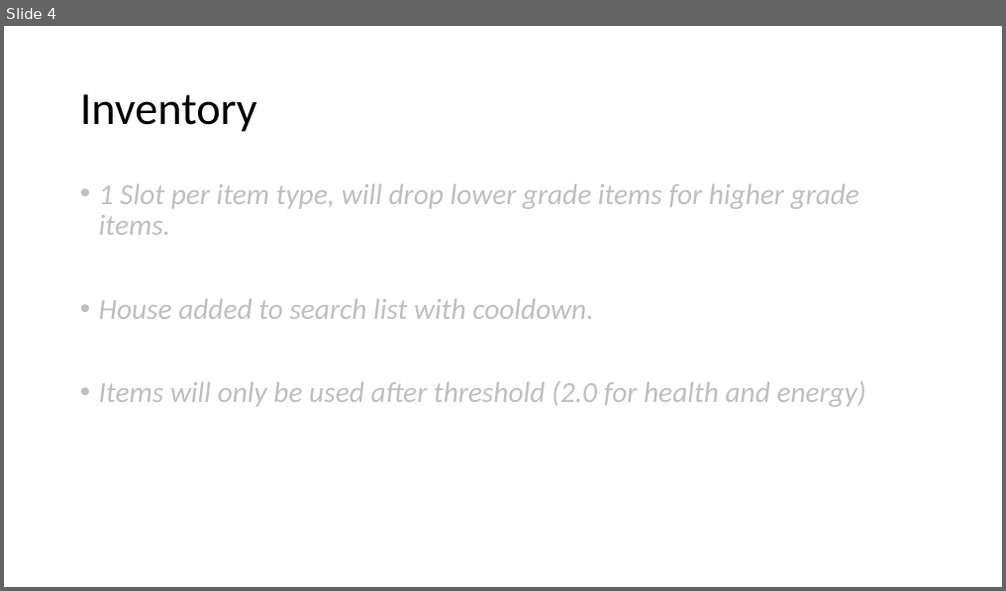
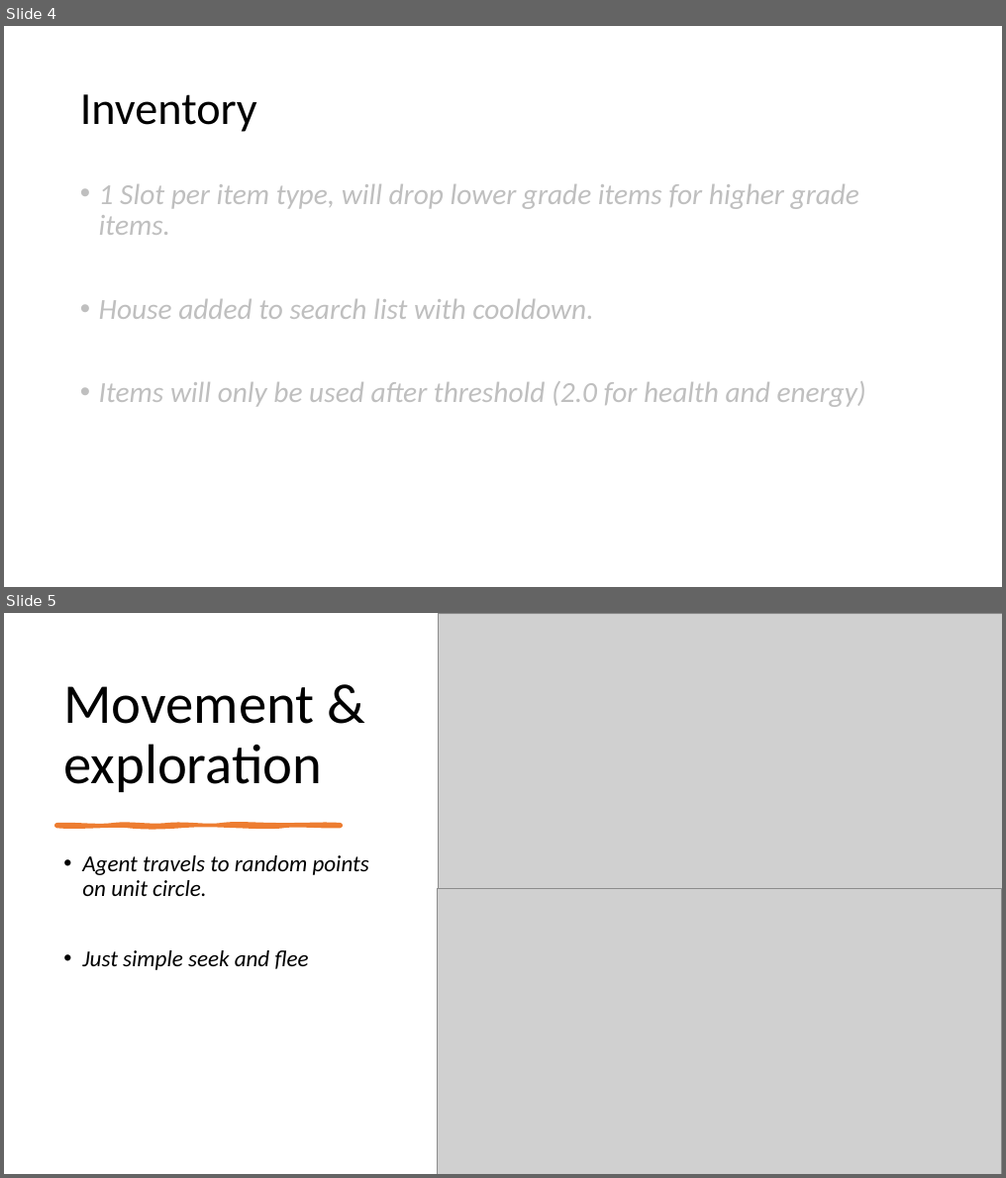
Before and after one commit to SixArne/GameplayProgrammingZombieGame, a slide deck: GPP_ZombieAI_LastNameFirstName_2DAEXX.pptx. Shown one above the other, each under a label of ours: slide 4 before the commit, slides 4 and 5 after it. The pictures are 1006x591 and 1006x1178 pixels, drawn with LibreOffice and Linux fonts; fonts in the diff are those of the drawing; grey boxes stand for pictures. Boxes give left, top, right and bottom in pixels: in the first picture for what was removed or moved away, otherwise in the second. Text is boxed around its words. In the diff, an @@ line names an element or a change of style, - is before the commit and + after.

```diff
--- a/GPP_ZombieAI_LastNameFirstName_2DAEXX.pptx
+++ b/GPP_ZombieAI_LastNameFirstName_2DAEXX.pptx
@@ slide 5 added at [4, 613, 1002, 1174], background #FFFFFF @@
@@ picture added at [439, 613, 1002, 891] @@
@@ title added at [63, 686, 322, 792], 54 pt, text #000000 @@
+Movement & exploration
@@ freeform shape added at [56, 825, 341, 827], fill #ED7D31, outline #ED7D31 3.5 pt @@
@@ text added at [82, 856, 369, 970], 22 pt, text #000000, italic @@
+• Agent travels to random points on unit circle.
+• Just simple seek and flee
@@ picture added at [438, 888, 1002, 1174] @@
```
Also in this commit, not shown: 3 slides changed, 1 other slide added, 2 slides removed, 5 other files.
